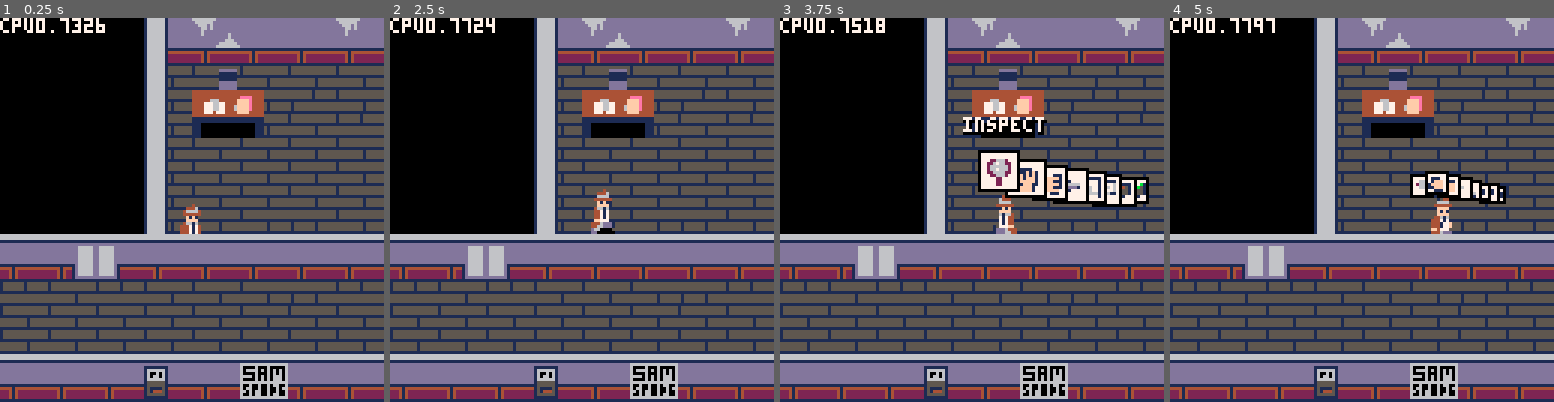
Above: before the commit, frames 1-4 (left to right).
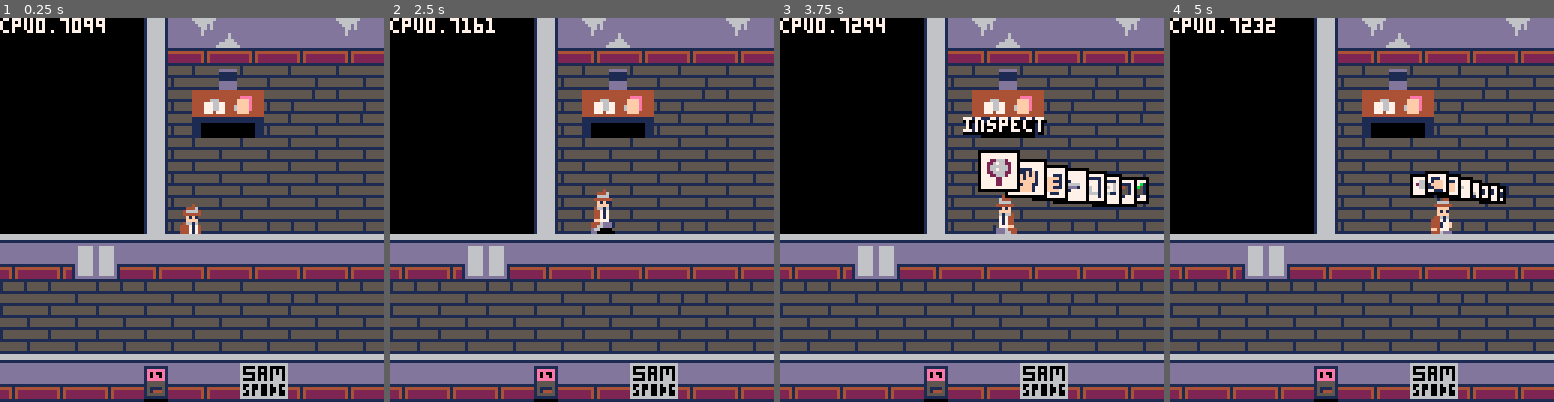
Above: after the commit, the same moments.

Repository: pvan/pico8
Game: PICO-8 cartridge gumshoe.p8
The game is run twice, just before and just after one commit, with the same random seed, the same clock (stepped at 60 frames per second) and the same inputs.
Inputs:
- Up to frame 1 (0.25 s): no input
- Up to frame 2 (2.5 s): tap X (X key) at 0.33, 1.07, 1.85 s; tap O (Z key) at 0.7, 1.7, 2.1 s; hold Right 1.6-2.1 s; hold Up 2.15-2.42 s; hold Right from 2.47 s (still down)
- Up to frame 3 (3.75 s): tap O (Z key) every 0.4 s from 2.5 to 3.7 s; tap X (X key) at 2.97 s; release Right at 3.03 s; hold Left 3.08-3.58 s; hold Down from 3.63 s (still down)
- Up to frame 4 (5 s): release Down at 3.97 s; hold Right 4.02-4.68 s; tap X (X key) at 4.08 s; tap O (Z key) at 4.1, 4.5, 4.9 s; hold Up from 4.73 s (still down)

The runs differ from the first frame. In frame 1, 0.3% of the frame differs, in the area x 18-44%, y 0-100%; in frame 2, 0.3%; in frame 3, 0.3%; in frame 4, 0.3%.

Commit message:
gumshoe: fix framerate issue
fix debug collision rendering
start multiple door style
collision buggy if rect is smaller than player
eg walls horizontally

Diff:
--- a/gumshoe.p8
+++ b/gumshoe.p8
@@ -62,9 +62,13 @@
  end
 
 
-
-
  add(gtime,{"pre",stat(1)})
+
+
+ update_nearobj(px,py)
+ add(gtime,{"nearobj",stat(1)})
+
+
  update_inv_icons()
  add(gtime,{"inv",stat(1)})
 
@@ -196,6 +200,26 @@
  add(gtime,{"drawinv",stat(1)})
 
 
+
+
+
+ if (debugtrigs) then
+  for obj in all(things) do
+   rect2(obj_trig(obj),7)
+  end
+ end
+
+ if (debugcols) then
+  for obj in all(things) do
+   c=9
+   if (obj.solid) c=10
+   rect2(obj_col(obj),c)
+  end
+ end
+…(4 lines of a section not shown)…
  camera()
  cursor()
 
@@ -214,20 +238,6 @@
   rect(rx-1,ry-1,rx+8,ry+8)
  end
 
-
- if (debugtrigs) then
-  for obj in all(things) do
-   rect2(obj_trig(obj),7)
-  end
- end
-
- if (debugcols) then
-  for obj in all(things) do
-   c=9
-   if (obj.solid) c=10
-   rect2(obj_col(obj),c)
-  end
- end
 
  print2("cpu"..stat(1))
 
@@ -588,6 +600,7 @@
 --end
 function rect2(r,c)
  if (c==nil) c=10
+ if (r[3]==0 or r[4]==0) return
  rect(r[1],r[2],r[1]+r[3]-1,r[2]+r[4]-1,c)
 end
 
@@ -712,6 +725,16 @@
 mold_door={
  "door",
  13,  --sprite
+ 1,2, --tilesize
+ true, --is solid
+ 0,12,8,4,  --col rel to sprite
+ 0,8,8,8, --trig rel to sprite
+ usedoor, --trigger handler
+-- 0, --sort offset?
+}
+mold_door_mir={
+ "door_mir",
+ 45,  --sprite
  1,2, --tilesize
  true, --is solid
  0,12,8,4,  --col rel to sprite
@@ -787,14 +810,26 @@
 
 
 -->8
-
+--collision
+
+
+function update_nearobj(wx,wy)
+ nearobj={}
+ for obj in all(things) do
+  if abs(obj.x-wx)<20
+  and abs(obj.y-wy)<20 then
+   add(nearobj,obj)
+  end
+ end
+end
 
 function solidtile(x,y)
 
  local tile=mget(x/8,y/8)
  if (fget(tile,0)==false) return true
 
- for obj in all(things) do
+-- for obj in all(things) do
+ for obj in all(nearobj) do
 		if obj.solid then
 			if pinrect(x,y,obj_col(obj)) then
  			return true
@@ -1012,22 +1047,22 @@
 0000000022222222222414222222222222222222000000005555555551555555142222222224142222222222222222410000000015555551151333331aaa4441
 000000002222222222241422222222222222222200000000555555555155555514222222222414222222222222222241000000001111111111133333144a4441
 00000000111111111111111111111111111111110000000011111111111111111111111111111111111111111111111100000000333333333333333311111111
-33333333333333333333333333333333444444444444444444444444555555556666666666666666666666666666666600000000000000000000000011111111
-333337333733333333333733373333334444444444444444444444445dddddd56666666666666666666666666666666600000000000000000000000014441111
-333333767333333333333376733333334444444444444444eeee4444511111151111111111111111111111111111111100000000000000000000000014477711
-33333336333333333333333633333333444444666444444ffffe444411111111eeeeeeeeeeeeeeeedddddddddddddddd00000000000000000000000014471711
-33333736373333333333443634443333444477766774444ffffe444451111115e0000e000e00000edd66666dd66666dd00000000000000000000000017777711
-33333376733333333334447674663333444477766774446ffffe44445dddddd5e0eeee0e0e0e0e0edd66666dd66666dd00000000000000000000000017447111
-33333336333333333334443634643333444477766774446ffffe44445dddddd5e0000e000e0e0e0edd66666dd66666dd00000000000000000000000017777441
-33333336333333333334443634643333444477747774444ffff444441dddddd1eeee0e0e0e0eee0edd66666dd66666dd00000000000000000000000011111111
-3333333633333333333444363444333344444444444444444444444454444445e0000e0e0e0eee0edd66666dd66666dd00000000000000001111111111111111
-3333333633333333333444363333333311111111111111111111111151111115eeeeeeeeeeeeeeeedd66666dd66666dd00000000000000001444444111117771
-3333333633333333333444363333333311111111111111111111111151111115e00e00e00e0ee00e1d66666dd66666d100000000000000001404040117777771
-3333333633333333333443363333333311100000000000000000011151111115e0ee00e00e00e0ee1d66666dd66666d100000000000000001444444111111171
-33333dd6dd33333333333dd6dd33333311100000000000000000011154444445ee0e0ee00e00e00e1d66666dd66666d100000000000000001400400117777771
-3333ddddddd333333333ddddddd3333311100000000000000000011154444445e00e0ee00e0ee00e1d66666dd66666d100000000000000001400400111117771
-33333ddddd33333333333ddddd33333311100000000000000000011154444445eeeeeeeeeeeeeeee1dddddddddddddd100000000000000001444444117777771
-33333333333333333333333333333333111000000000000000000111511111151111111111111111111111111111111100000000000000001111111111111111
+33333333333333333333333333333333444444444444444444444444555555556666666666666666666666666666666600000000666666660000000011111111
+333337333733333333333733373333334444444444444444444444445dddddd56666666666666666666666666666666600000000666666660000000014441111
+333333767333333333333376733333334444444444444444eeee4444511111151111111111111111111111111111111100000000111111110000000014477711
+33333336333333333333333633333333444444666444444ffffe444411111111eeeeeeeeeeeeeeeedddddddddddddddd00000000dddddddd0000000014471711
+33333736373333333333443634443333444477766774444ffffe444451111115e0000e000e00000edd66666dd66666dd00000000111111110000000017777711
+33333376733333333334447674663333444477766774446ffffe44445dddddd5e0eeee0e0e0e0e0edd66666dd66666dd000000001eeeeee10000000017447111
+33333336333333333334443634643333444477766774446ffffe44445dddddd5e0000e000e0e0e0edd66666dd66666dd000000001e0e00e10000000017777441
+33333336333333333334443634643333444477747774444ffff444441dddddd1eeee0e0e0e0eee0edd66666dd66666dd000000001e0ee0e10000000011111111
+3333333633333333333444363444333344444444444444444444444454444445e0000e0e0e0eee0edd66666dd66666dd000000001eeeeee11111111111111111
+3333333633333333333444363333333311111111111111111111111151111115eeeeeeeeeeeeeeeedd66666dd66666dd00000000155555511444444111117771
+3333333633333333333444363333333311111111111111111111111151111115e00e00e00e0ee00e1d66666dd66666d100000000155555511404040117777771
+3333333633333333333443363333333311100000000000000000011151111115e0ee00e00e00e0ee1d66666dd66666d100000000151111511444444111111171
+33333dd6dd33333333333dd6dd33333311100000000000000000011154444445ee0e0ee00e00e00e1d66666dd66666d100000000151444511400400117777771
+3333ddddddd333333333ddddddd3333311100000000000000000011154444445e00e0ee00e0ee00e1d66666dd66666d100000000155555511400400111117771
+33333ddddd33333333333ddddd33333311100000000000000000011154444445eeeeeeeeeeeeeeee1dddddddddddddd100000000111111111444444117777771
+33333333333333333333333333333333111000000000000000000111511111151111111111111111111111111111111100000000333333331111111111111111
 33333333000000000000000000000000000000000000000000000000000000000000000000000000000000000000000000000000000000000000000000000000
 33333333000000000000000000000000000000000000000000000000000000000000000000000000000000000000000000000000000000000000000000000000
 30000003000000000000000000000000000000000000000000000000000000000000000000000000000000000000000000000000000000000000000000000000
@@ -1125,7 +1160,7 @@
 0555111006666dd006666dd004466d4044466d4006666dd000000000000000000000000025555112000000000000000004466d40466001104d66dd004466dd00
 0666dddd0ddd11110ddd11110ddd11110ddd11110ddd11110000000000000000000000002666dddd00000000000000000ddd11110dd000000d00011000001100
 __gff__
-0100000000000000000000000040000000000000000001010000000001400000000000000000000040400000000000000000000000000000404000000000000000000000000000000000000000000000000000000000000000000000000000000000000000000000000000000000000000000000000000000000000000000000
+0100000000000000000000000040000000000000000001010000000001400000000000000000000040400000004000000000000000000000404000000040000000000000000000000000000000000000000000000000000000000000000000000000000000000000000000000000000000000000000000000000000000000000
 0000000000000000000000000000000000000000000000000000000000000000000000000000000000000000000000000000000000000000000000000000000000000000000000000000000000000000000000000000000000000000000000000000000000000000000000000000000000000000000000000000000000000000
 __map__
 0000000000000c03020103030303020303010303030302010303030300000000000000000000000000000000000000000000000000000000000000000000000000000000000000000000000000000000000000000000000000000000000000000000000000000000000000000000000000000000000000000000000000000000
@@ -1142,5 +1177,5 @@
 1616161716161617161716171717161616171616161716171617171700000000000000000000000000000000000000000000000000000000000000000000000000000000000000000000000000000000000000000000000000000000000000000000000000000000000000000000000000000000000000000000000000000000
 1617161716171617161716171617161716171617161716171617161700000000000000000000000000000000000000000000000000000000000000000000000000000000000000000000000000000000000000000000000000000000000000000000000000000000000000000000000000000000000000000000000000000000
 1617161716171617161716171617161716171617161716171617161700000000000000000000000000000000000000000000000000000000000000000000000000000000000000000000000000000000000000000000000000000000000000000000000000000000000000000000000000000000000000000000000000000000
-090a090a090a0d0a090a2829090a090a090a090a0d0a090a2829090a00000000000000000000000000000000000000000000000000000000000000000000000000000000000000000000000000000000000000000000000000000000000000000000000000000000000000000000000000000000000000000000000000000000
-191a191a191a1d1a191a3839191a191a191a191a1d1a191a3839191a00000000000000000000000000000000000000000000000000000000000000000000000000000000000000000000000000000000000000000000000000000000000000000000000000000000000000000000000000000000000000000000000000000000
+090a090a090a2d0a090a2829090a090a090a090a2d0a090a2829090a00000000000000000000000000000000000000000000000000000000000000000000000000000000000000000000000000000000000000000000000000000000000000000000000000000000000000000000000000000000000000000000000000000000
+191a191a191a3d1a191a3839191a191a191a191a3d1a191a3839191a00000000000000000000000000000000000000000000000000000000000000000000000000000000000000000000000000000000000000000000000000000000000000000000000000000000000000000000000000000000000000000000000000000000
